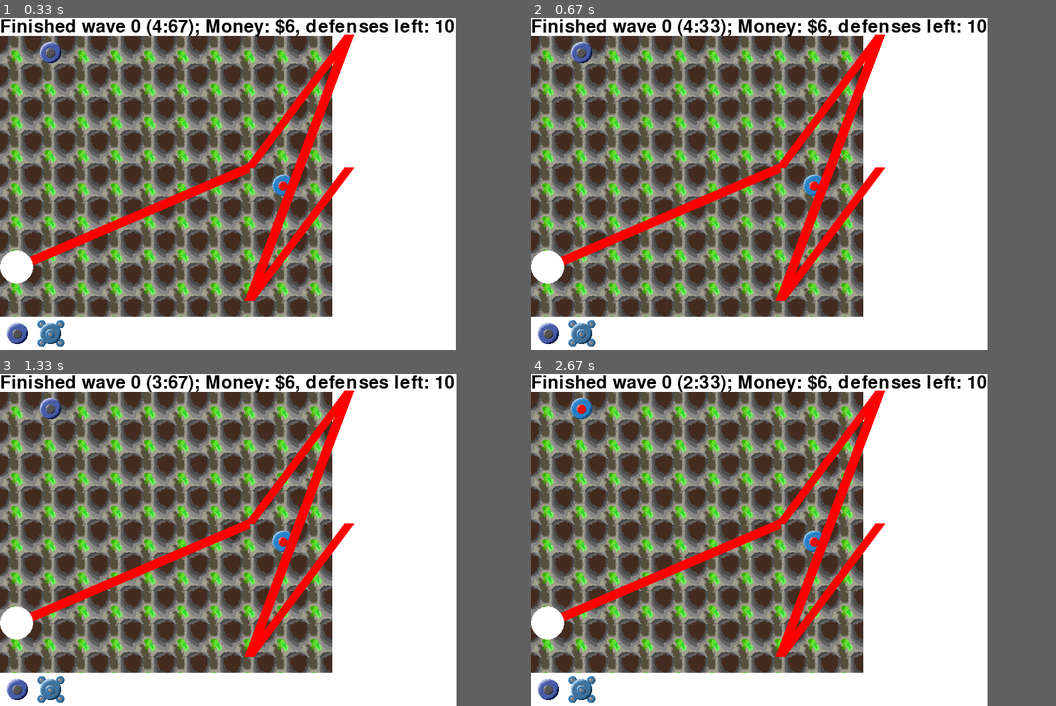
Above: before the commit, frames 1-4 (two rows, left to right).
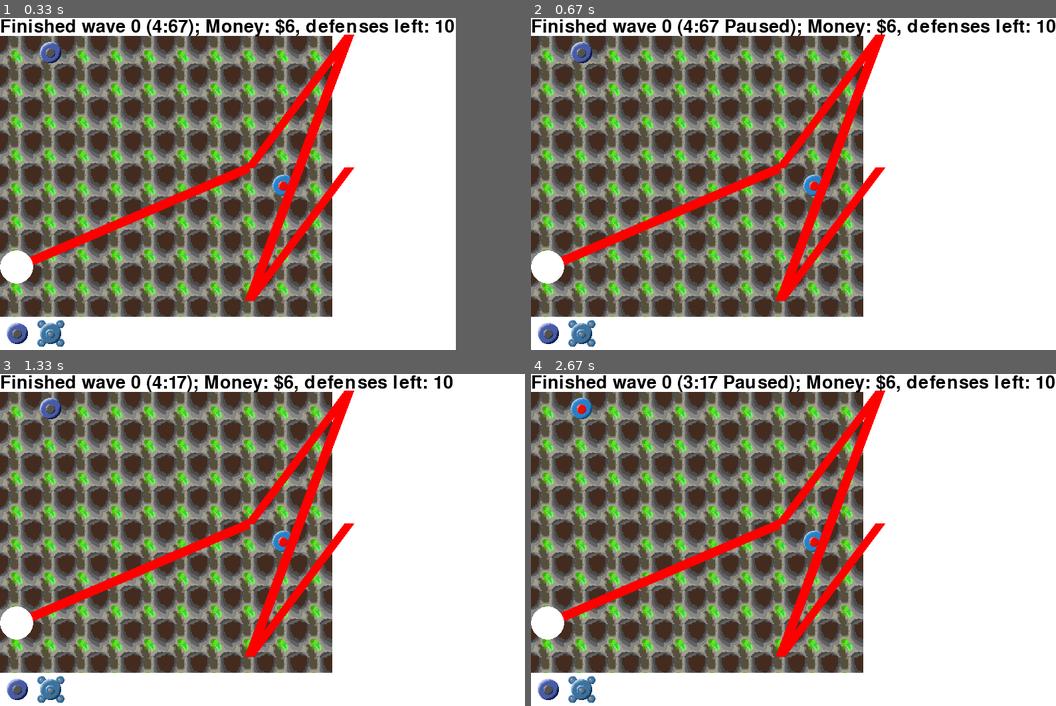
Above: after the commit, the same moments.

Repository: sillypantscoder/pygametowerdefense
Game: pygame game, started from main.py
Two runs of this game, one before a commit and one after it. Both use one fixed random seed, a clock stepped at 60 frames per second and the inputs below.
Inputs:
- Up to frame 1 (0.33 s): no input
- Up to frame 2 (0.67 s): hold Esc from 0.33 s (still down)
- Up to frame 3 (1.33 s): release Esc at 0.8 s; hold Esc 0.83-1.3 s
- Up to frame 4 (2.67 s): tap Esc at 2.33 s
In our replay, in frame 2 the window is 687x500 before the commit and 790x500 after it. These sizes can differ from the game's own. Grey fills any space a smaller window leaves; there, only what the larger window draws over its background counts as a difference.

Frame 1 is identical in both runs. In frame 2, 1.5% of the frame differs, in the area x 32-100%, y 0-6%; in frame 3, 1.0%; in frame 4, 1.6%, in the area x 28-100%, y 0-6%.

Commit message:
Added pause screen!!!
Also, clicking on a tower will let you drag without holding down the mouse.

Diff:
--- a/main.py
+++ b/main.py
@@ -1,3 +1,4 @@
+from signal import pause
 import pygame
 import random
 import math
@@ -40,7 +41,7 @@
 		self.pos = [x, y]
 		self.initcustom()
 	def frame(self):
-		self.tick()
+		if not paused: self.tick()
 		if self in entities:
 			s = self.draw()
 			x = cellno_to_pixel(self.pos[0])# - (s.get_width() / 2)
@@ -170,6 +171,7 @@
 	{"id": 100, "image": "super_tower", "cost": 50}
 ]
 dragging_thing = None
+paused = False
 
 c = pygame.time.Clock()
 running = True
@@ -193,14 +195,23 @@
 		elif event.type == pygame.MOUSEBUTTONUP and dragging_thing != None:
 			if tower_row_rect_mouse.collidepoint(*pos):
 				# let go within the tower row, so ignore it.
-				pass
+				idx = (pos[0] - tower_row_rect.left) / CELLSIZE
+				idx = math.floor(idx)
+				if dragging_thing == tower_row[idx]:
+					# We just clicked, so keep dragging.
+					pass
+				else: dragging_thing = None
 			else:
 				x = math.floor(pos[0] / CELLSIZE)
 				y = math.floor(pos[1] / CELLSIZE)
 				if insideBoard(x, y) and money >= dragging_thing["cost"] and BOARD[x][y] == 0:
 					BOARD[x][y] = dragging_thing['id']
 					money -= dragging_thing["cost"]
-			dragging_thing = None
+				dragging_thing = None
+		elif event.type == pygame.KEYDOWN:
+			keys = pygame.key.get_pressed()
+			if keys[pygame.K_ESCAPE]:
+				paused = not paused
 	# Drawing
 	screen.fill(WHITE)
 	# Board
@@ -229,7 +240,7 @@
 						BOARD[x][y] = 99
 			elif BOARD[x][y] < 100:
 				board.blit(textures["tower"], cellrect)
-				BOARD[x][y] -= 1
+				if not paused: BOARD[x][y] -= 1
 			elif BOARD[x][y] == 100:
 				board.blit(textures["super_tower_active"], cellrect)
 				es = []
@@ -244,7 +255,7 @@
 						BOARD[x][y] = 101
 			elif BOARD[x][y] == 101:
 				board.blit(textures["super_tower"], cellrect)
-				BOARD[x][y] -= 1
+				if not paused: BOARD[x][y] -= 1
 	screen.blit(board, (0, FONTHEIGHT))
 	# Route
 	for i in range(len(ROUTE) - 1):
@@ -257,15 +268,16 @@
 	for e in entities:
 		e.frame()
 	# Spawning
-	if wave and random.random() < 0.04 * wave_lvl: Enemy()
-	if wave and random.random() < 0.01 * (wave_lvl - 10): SplitEnemy()
-	wave_time -= 1
-	if wave_time <= 0:
-		wave_time = 60 * 10
-		wave = not wave
-		if wave: wave_lvl += 1
+	if not paused:
+		if wave and random.random() < 0.04 * wave_lvl: Enemy()
+		if wave and random.random() < 0.01 * (wave_lvl - 10): SplitEnemy()
+		wave_time -= 1
+		if wave_time <= 0:
+			wave_time = 60 * 10
+			wave = not wave
+			if wave: wave_lvl += 1
 	# Text
-	headertext = FONT.render(f"{'Wave' if wave else 'Finished wave'} {wave_lvl} ({str(round(wave_time / 60, ndigits=2)).replace('.', ':')}); Money: ${money}, defenses left: {defense}", True, BLACK)
+	headertext = FONT.render(f"{'Wave' if wave else 'Finished wave'} {wave_lvl} ({str(round(wave_time / 60, ndigits=2)).replace('.', ':')}{' Paused' if paused else ''}); Money: ${money}, defenses left: {defense}", True, BLACK)
 	screen.blit(headertext, (0, 0))
 	if SCREENSIZE[0] < headertext.get_width():
 		SCREENSIZE[0] = headertext.get_width()
